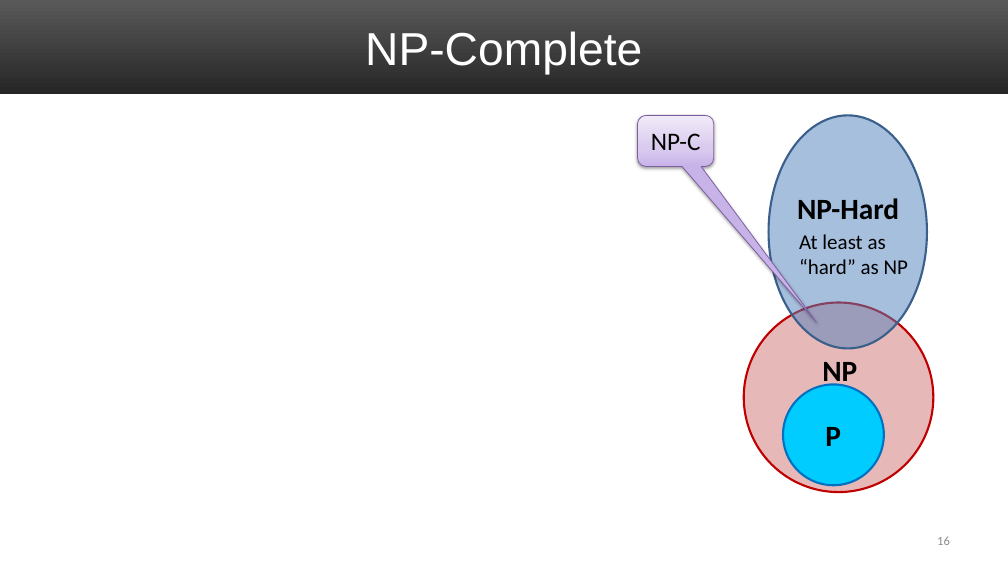
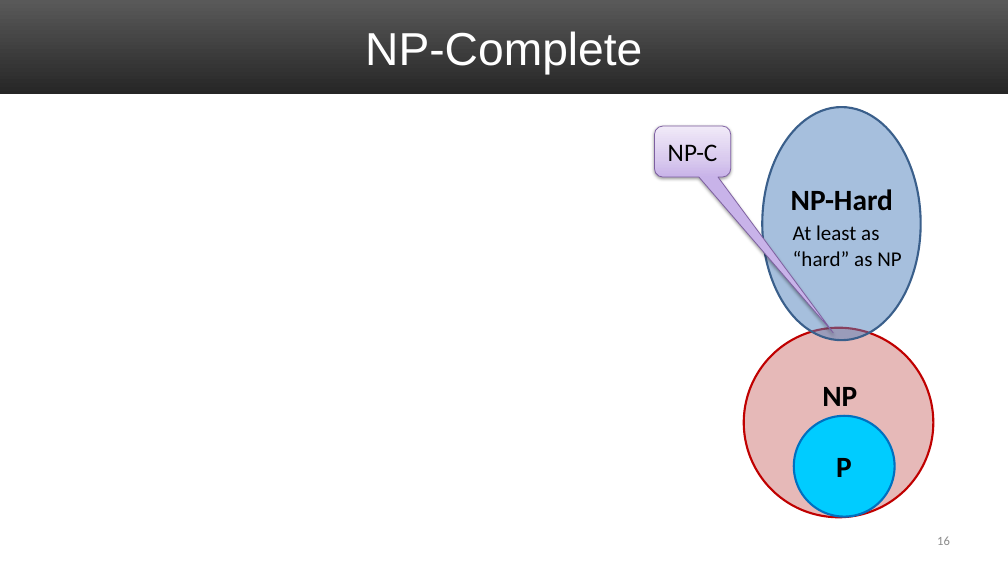
Before and after one commit to markfloryan/dsa2, a slide deck: slide 16 of slides/07-NPCIntro.pptx. Drawn at 1008x567 pixels with LibreOffice and Linux fonts; fonts in the diff are those of the drawing; grey boxes stand for pictures. Boxes give left, top, right and bottom in pixels: in the first picture for what was removed or moved away, otherwise in the second. Text is boxed around its words. In the diff, an @@ line names an element or a change of style, - is before the commit and + after.

```diff
--- a/slides/07-NPCIntro.pptx
+++ b/slides/07-NPCIntro.pptx
@@ 2 texts, 1 ellipse: place and size @@
-2 texts, 1 ellipse at [769,116,928,349]
+2 texts, 1 ellipse at [762,107,921,340]
@@ rounded speech box "NP-C": place and size @@
-rounded speech box "NP-C" at [637,116,714,167]
+rounded speech box "NP-C" at [655,126,731,178]
@@ ellipse: place and size @@
-ellipse at [744,302,934,492]
+ellipse at [744,327,934,517]
@@ text "NP" rewrapped from [822,362,857,388] to [822,387,857,406] @@
@@ ellipse: place and size @@
-ellipse at [783,384,884,485]
+ellipse at [794,416,895,516]
@@ text "P": place and size @@
-text "P" at [825,427,841,446]
+text "P" at [836,458,852,477]
```
Also in this commit, not shown: 7 other slides changed, 2 other files.
